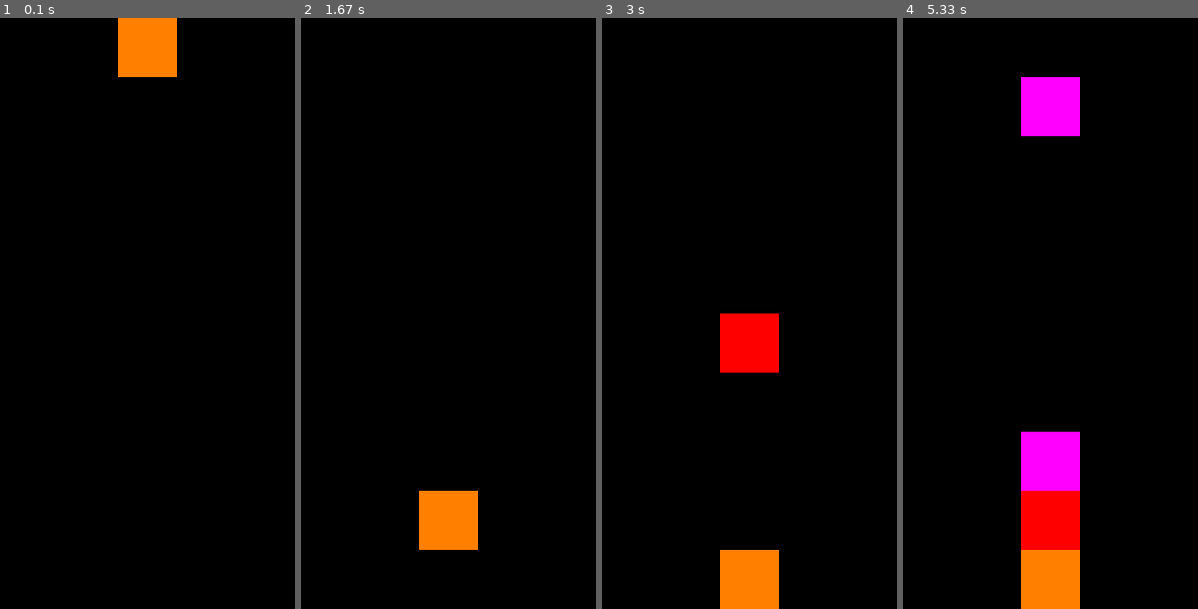
Above: before the commit, frames 1-4 (left to right).
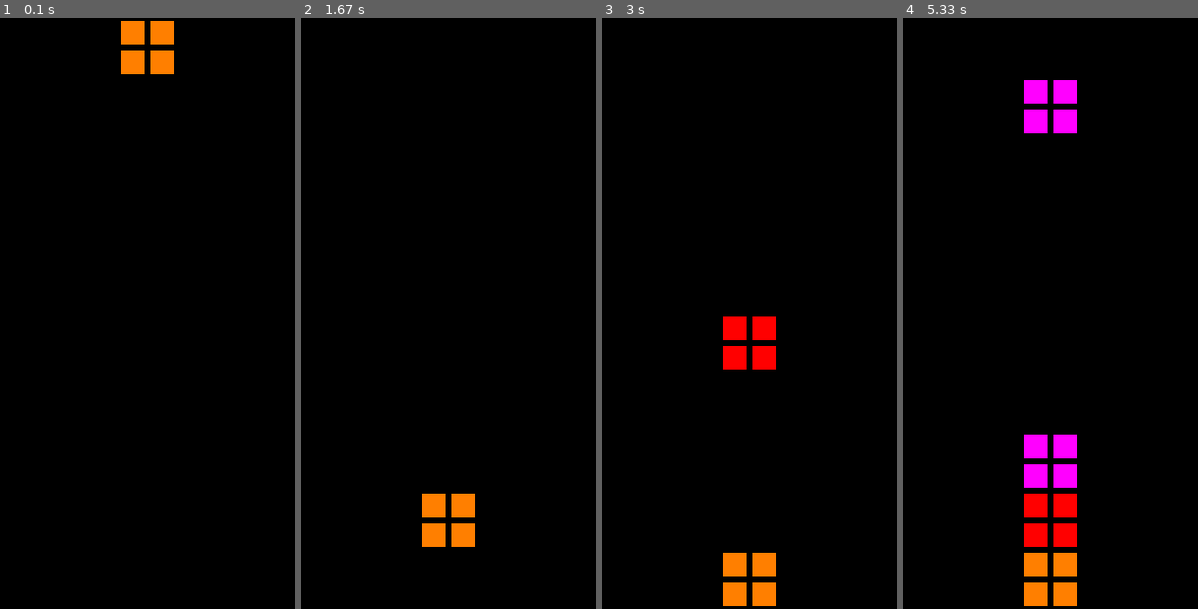
Above: after the commit, the same moments.

Repository: krishnahemantkhandelwal/py_game_learning
Game: pygame game, started from py-krishna/tetris.py
The game is run twice, just before and just after one commit, with the same random seed, the same clock (stepped at 60 frames per second) and the same inputs.
Inputs:
- Up to frame 1 (0.1 s): no input
- Up to frame 2 (1.67 s): no input
- Up to frame 3 (3 s): no input
- Up to frame 4 (5.33 s): no input

The runs differ from the first frame. In frame 1, 0.7% of the frame differs, in the area x 40-60%, y 0-10%; in frame 2, 0.7%; in frame 3, 1.4%; in frame 4, 2.9%, in the area x 40-60%, y 10-100%.

Commit message:
added rotation logic

Diff:
--- a/py-krishna/tetris.py
+++ b/py-krishna/tetris.py
@@ -1,5 +1,6 @@
 import pygame
 import random
+import numpy as np
 pygame.init()
 
 WIDTH, HEIGHT = 300, 600
@@ -19,60 +20,64 @@
 current_piece = [[[5, 1], [6, 1], [5, 2], [6, 2]], random.choice(colors), 1] #x, y, color, speed
 shape = {
     "O": {
-        1: [5, 1],
-        2: [6, 1],
-        3: [5, 2],
-        4: [6, 2],
-        "bottum blocks": [3, 4]
+        1: np.array([0, 0]),
+        2: np.array([1, 0]),
+        3: np.array([0, 1]),
+        4: np.array([1, 1]),
+        "bottum blocks": np.array([3, 4])
     },
     "I": {
-        1: [5, 1],
-        2: [6, 1],
-        3: [7, 1],
-        4: [4, 1],
-        "bottum blocks": [1, 2, 3, 4]
+        1: np.array([0, 0]),
+        2: np.array([1, 0]),
+        3: np.array([2, 0]),
+        4: np.array([-1, 0]),
+        "bottum blocks": np.array([1, 2, 3, 4])
     },
     "T": {
-        1: [5, 1],
-        2: [6, 1],
-        3: [4, 1],
-        4: [5, 2],
-        "bottum blocks": [2, 3, 4]
+        1: np.array([0, 0]),
+        2: np.array([1, 0]),
+        3: np.array([-1, 0]),
+        4: np.array([0, 1]),
+        "bottum blocks": np.array([2, 3, 4])
     },
     "L": {
-        1: [5, 1],
-        2: [5, 2],
-        3: [5, 3],
-        4: [6, 3],
-        "bottum blocks": [3, 4]
+        1: np.array([0, 0]),
+        2: np.array([0, 0]),
+        3: np.array([0, 2]),
+        4: np.array([1, 2]),
+        "bottum blocks": np.array([3, 4])
     },
     "J": {
-        1: [5, 1],
-        2: [5, 2],
-        3: [5, 3],
-        4: [4, 3],
-        "bottum blocks": [3, 4]
+        1: np.array([0, 0]),
+        2: np.array([0, 1]),
+        3: np.array([0, 2]),
+        4: np.array([-1, 2]),
+        "bottum blocks": np.array([3, 4])
     },
     "S": {
-        1: [5, 1],
-        2: [6, 1],
-        3: [5, 2],
-        4: [4, 2],
-        "bottum blocks": [2, 3, 4]
+        1: np.array([0, 0]),
+        2: np.array([1, 0]),
+        3: np.array([0, 1]),
+        4: np.array([-1, 1]),
+        "bottum blocks": np.array([2, 3, 4])
     },
     "Z": {
-        1: [5, 1],
-        2: [4, 1],
-        3: [5, 2],
-        4: [6, 2],
-        "bottum blocks": [2, 3, 4]
+        1: np.array([0, 0]),
+        2: np.array([-1, 0]),
+        3: np.array([0, 1]),
+        4: np.array([1, 1]),
+        "bottum blocks": np.array([2, 3, 4])
     }
 }
+def rotate(x, y):
+    return [y, -x]
 #-------------------------------------------------------------------------------------------#
 while running:
     for event in pygame.event.get():
         if event.type == pygame.QUIT:
             running = False
+        if event.type == pygame.K_UP:
+            pass
 #---------------------------------------------------------------------#
     screen.fill((0, 0, 0))
     if current_piece == []:
@@ -80,10 +85,12 @@
     if current_piece != []:
         for i in current_piece[0][:]:
             pygame.draw.rect(screen, current_piece[1], xy_calc(i[0], i[1]))
+            pygame.draw.rect(screen, (0, 0, 0), xy_calc(i[0], i[1]), 3)
     for i in range(21):
         for j in range(11):
             if grid[i][j] != []:
                 pygame.draw.rect(screen, grid[i][j][0], xy_calc(j,i))
+                pygame.draw.rect(screen, (0, 0, 0), xy_calc(j, i), 3)
     if current_piece != [] and (current_piece[0][2][1]!=len(grid)-1 and current_piece[0][3][1]!=len(grid)-1) and (grid[current_piece[0][2][1]+1][current_piece[0][2][0]] == [] and grid[current_piece[0][3][1]+1][current_piece[0][3][0]] == []):
         for i in current_piece[0][:]:
             i[1] += current_piece[2]
